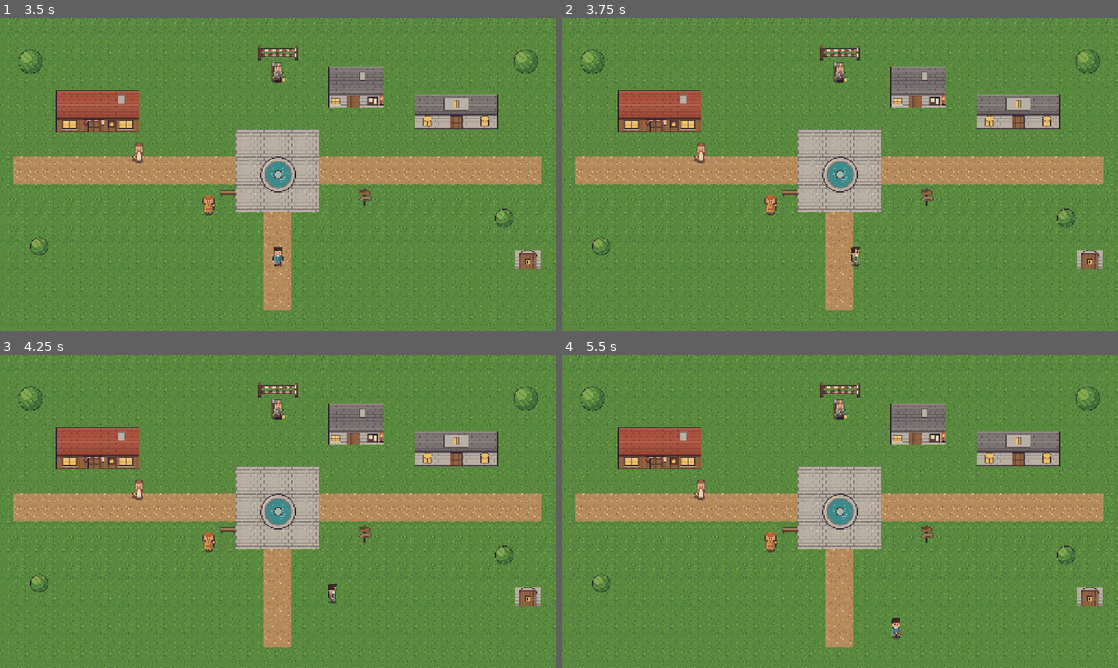
Above: before the commit, frames 1-4 (two rows, left to right).
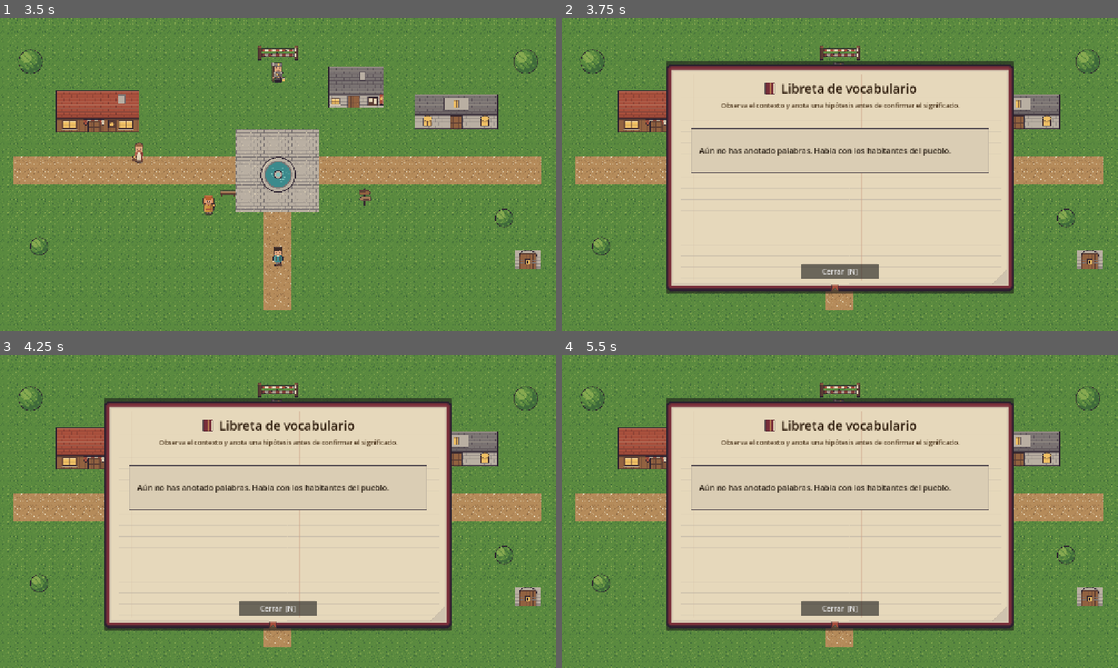
Above: after the commit, the same moments.

Repository: YOOUYII/Ecos_de_Nara
Game: Godot game, scene res://scenes/main/main.tscn
Two runs of this game, one before a commit and one after it. Both use one fixed random seed, a clock stepped at 60 frames per second and the inputs below.
Inputs (mouse positions are in pixels of both pictures, inside the frame that each line leads up to):
- Up to frame 1 (3.5 s): click "Nueva partida" at 0.5 s; click "Elegir forastero" at 1.25 s; click "Comenzar aventura" at 2 s; click "Abrir los ojos" at 2.75 s
- Up to frame 2 (3.75 s): tap Enter at 3.5 s; hold D (move_right) from 3.53 s (still down); hold N (notebook) from 3.53 s (still down)
- Up to frame 3 (4.25 s): keep holding D (move_right); keep holding N (notebook)
- Up to frame 4 (5.5 s): release D (move_right) at 4.25 s; release N (notebook) at 4.25 s; click (840, 608) at 4.25 s, where only the run after the commit has a clickable "Cerrar [N]"; tap Space at 5 s; hold S (move_down) from 5.03 s (still down); tap E (interact) at 5.1 s; tap N (notebook) at 5.3 s

Frame 1 is identical in both runs. In frame 2, 46% of the frame differs, in the area x 18-82%, y 13-88%; in frame 3, 46%; in frame 4, 46%, in the area x 18-82%, y 13-91%.

Commit message:
feat: agregar libreta y registro de vocabulario

Diff:
--- a/data/dialogues/pueblo.json
+++ b/data/dialogues/pueblo.json
@@ -5,8 +5,11 @@
         {
           "condition": { "relationship": "friendly" },
           "context": "La panadera señala el pan recién horneado de su puesto.",
-          "portrait": "res://assets/art/characters/npcs/npc_panadera_idle.png",
-          "effects": [],
+          "portrait": "res://assets/art/portraits/panadera_amable.png",
+          "effects": [
+            { "type": "vocabulary", "word": "Guten Morgen", "meaning": "buenos días", "context": "La panadera te saluda al empezar la mañana.", "choices": ["buenos días", "gracias", "buenas noches"], "answer": "buenos días", "confirmed": false },
+            { "type": "vocabulary", "word": "Brot", "meaning": "pan", "context": "La panadera ofrece pan caliente mientras pronuncia la palabra.", "choices": ["pan", "agua", "bosque"], "answer": "pan", "confirmed": false }
+          ],
           "lines": [
             "Guten Morgen! Ich bin die Bäckerin.",
             "Das Brot ist warm. Möchtest du Brot?"
@@ -15,8 +18,11 @@
         {
           "condition": {},
           "context": "La panadera continúa ordenando sus panes.",
-          "portrait": "res://assets/art/characters/npcs/npc_panadera_idle.png",
-          "effects": [],
+          "portrait": "res://assets/art/portraits/panadera_amable.png",
+          "effects": [
+            { "type": "vocabulary", "word": "Hallo", "meaning": "hola", "context": "La panadera inicia la conversación con un saludo.", "choices": ["hola", "adiós", "gracias"], "answer": "hola", "confirmed": false },
+            { "type": "vocabulary", "word": "Wasser", "meaning": "agua", "context": "La panadera menciona el agua junto al pan.", "choices": ["agua", "llave", "camino"], "answer": "agua", "confirmed": false }
+          ],
           "lines": [
             "Hallo. Das ist meine Bäckerei.",
             "Brot und Wasser sind hier."
@@ -29,8 +35,11 @@
         {
           "condition": { "relationship": "wary" },
           "context": "El guardia mantiene la salida del bosque cerrada.",
-          "portrait": "res://assets/art/characters/npcs/npc_guardia_idle.png",
-          "effects": [],
+          "portrait": "res://assets/art/portraits/guardia_desconfiado.png",
+          "effects": [
+            { "type": "vocabulary", "word": "Halt", "meaning": "alto", "context": "El guardia levanta la mano y bloquea tu paso.", "choices": ["alto", "ven", "gracias"], "answer": "alto", "confirmed": false },
+            { "type": "vocabulary", "word": "Wald", "meaning": "bosque", "context": "El guardia señala el camino cerrado hacia los árboles.", "choices": ["bosque", "río", "pan"], "answer": "bosque", "confirmed": false }
+          ],
           "lines": [
             "Halt! Wer bist du?",
             "Der Wald ist heute geschlossen."
@@ -39,8 +48,10 @@
         {
           "condition": {},
           "context": "El guardia observa el camino al bosque.",
-          "portrait": "res://assets/art/characters/npcs/npc_guardia_idle.png",
-          "effects": [],
+          "portrait": "res://assets/art/portraits/guardia_desconfiado.png",
+          "effects": [
+            { "type": "vocabulary", "word": "Weg", "meaning": "camino", "context": "El guardia señala una dirección con la mano.", "choices": ["camino", "casa", "fuente"], "answer": "camino", "confirmed": false }
+          ],
           "lines": [
             "Guten Tag. Der Weg ist dort."
           ]
@@ -52,8 +63,11 @@
         {
           "condition": { "relationship": "neutral" },
           "context": "La niña mira la fuente de la plaza con curiosidad.",
-          "portrait": "res://assets/art/characters/npcs/npc_nina_idle.png",
-          "effects": [],
+          "portrait": "res://assets/art/portraits/nina_curiosa.png",
+          "effects": [
+            { "type": "vocabulary", "word": "Quelle", "meaning": "fuente", "context": "Leni mira la fuente de agua de la plaza.", "choices": ["fuente", "puerta", "pan"], "answer": "fuente", "confirmed": false },
+            { "type": "vocabulary", "word": "Mitte", "meaning": "centro", "context": "Leni indica que la fuente está en el centro de la plaza.", "choices": ["centro", "bosque", "casa"], "answer": "centro", "confirmed": false }
+          ],
           "lines": [
             "Hallo! Ich heiße Leni.",
             "Die Quelle ist in der Mitte."
@@ -62,8 +76,10 @@
         {
           "condition": {},
           "context": "La niña se queda cerca de la plaza.",
-          "portrait": "res://assets/art/characters/npcs/npc_nina_idle.png",
-          "effects": [],
+          "portrait": "res://assets/art/portraits/nina_curiosa.png",
+          "effects": [
+            { "type": "vocabulary", "word": "schön", "meaning": "bonito/a", "context": "Leni sonríe al mirar la fuente.", "choices": ["bonito/a", "cerrado", "frío/a"], "answer": "bonito/a", "confirmed": false }
+          ],
           "lines": [
             "Hallo! Die Quelle ist schön."
           ]
--- a/project.godot
+++ b/project.godot
@@ -20,6 +20,7 @@
 GameManager="*res://scripts/autoload/game_manager.gd"
 StoryProgress="*res://scripts/autoload/story_progress.gd"
 DialogueManager="*res://scripts/autoload/dialogue_manager.gd"
+Notebook="*res://scripts/autoload/notebook.gd"
 
 [display]
 
--- a/scenes/npc/npc.tscn
+++ b/scenes/npc/npc.tscn
@@ -9,6 +9,8 @@
 script = ExtResource("1_npc")
 
 [node name="NpcSprite" type="Sprite2D" parent="."]
+
+[node name="GestureSprite" type="AnimatedSprite2D" parent="."]
 
 [node name="InteractionPrompt" type="Label" parent="."]
 z_index = 2
--- /dev/null
+++ b/scenes/ui/notebook_panel.tscn
@@ -0,0 +1,106 @@
+[gd_scene load_steps=5 format=3]
+
+[ext_resource type="Script" path="res://scripts/ui/notebook_panel.gd" id="1_script"]
+[ext_resource type="Texture2D" path="res://assets/art/ui/ui_libreta_panel.png" id="2_panel"]
+[ext_resource type="Texture2D" path="res://assets/art/ui/ui_libreta_slot_entrada_9slice.png" id="3_slot"]
+[ext_resource type="Texture2D" path="res://assets/art/ui/ui_icono_libreta.png" id="4_icon"]
+
+[sub_resource type="StyleBoxTexture" id="entry_style"]
+texture = ExtResource("3_slot")
+texture_margin_left = 6.0
+texture_margin_top = 6.0
+texture_margin_right = 6.0
+texture_margin_bottom = 6.0
+patch_margin_left = 6
+patch_margin_top = 6
+patch_margin_right = 6
+patch_margin_bottom = 6
+
+[node name="NotebookPanel" type="CanvasLayer"]
+layer = 11
+script = ExtResource("1_script")
+entry_style = SubResource("entry_style")
+
+[node name="NotebookRoot" type="Control" parent="."]
+layout_mode = 3
+anchors_preset = 15
+anchor_right = 1.0
+anchor_bottom = 1.0
+grow_horizontal = 2
+grow_vertical = 2
+mouse_filter = 2
+
+[node name="Panel" type="PanelContainer" parent="NotebookRoot"]
+layout_mode = 0
+offset_left = 240.0
+offset_top = 100.0
+offset_right = 1040.0
+offset_bottom = 620.0
+mouse_filter = 0
+
+[node name="Artwork" type="TextureRect" parent="NotebookRoot/Panel"]
+layout_mode = 2
+mouse_filter = 2
+texture = ExtResource("2_panel")
+expand_mode = 1
+stretch_mode = 5
+
+[node name="MarginContainer" type="MarginContainer" parent="NotebookRoot/Panel"]
+layout_mode = 2
+theme_override_constants/margin_left = 56
+theme_override_constants/margin_top = 42
+theme_override_constants/margin_right = 56
+theme_override_constants/margin_bottom = 34
+
+[node name="Content" type="VBoxContainer" parent="NotebookRoot/Panel/MarginContainer"]
+layout_mode = 2
+theme_override_constants/separation = 8
+
+[node name="TitleRow" type="HBoxContainer" parent="NotebookRoot/Panel/MarginContainer/Content"]
+layout_mode = 2
+alignment = 1
+theme_override_constants/separation = 10
+
+[node name="Icon" type="TextureRect" parent="NotebookRoot/Panel/MarginContainer/Content/TitleRow"]
+custom_minimum_size = Vector2(32, 32)
+layout_mode = 2
+texture = ExtResource("4_icon")
+expand_mode = 1
+stretch_mode = 5
+
+[node name="Title" type="Label" parent="NotebookRoot/Panel/MarginContainer/Content/TitleRow"]
+layout_mode = 2
+theme_override_colors/font_color = Color(0.18, 0.11, 0.05, 1)
+theme_override_font_sizes/font_size = 29
+text = "Libreta de vocabulario"
+
+[node name="Hint" type="Label" parent="NotebookRoot/Panel/MarginContainer/Content"]
+layout_mode = 2
+theme_override_colors/font_color = Color(0.31, 0.22, 0.12, 1)
+theme_override_font_sizes/font_size = 15
+text = "Observa el contexto y anota una hipótesis antes de confirmar el significado."
+horizontal_alignment = 1
+
+[node name="FeedbackLabel" type="Label" parent="NotebookRoot/Panel/MarginContainer/Content"]
+custom_minimum_size = Vector2(0, 25)
+layout_mode = 2
+theme_override_colors/font_color = Color(0.16, 0.38, 0.2, 1)
+theme_override_font_sizes/font_size = 16
+horizontal_alignment = 1
+
+[node name="EntriesScroll" type="ScrollContainer" parent="NotebookRoot/Panel/MarginContainer/Content"]
+custom_minimum_size = Vector2(0, 305)
+layout_mode = 2
+size_flags_vertical = 3
+
+[node name="EntriesContainer" type="VBoxContainer" parent="NotebookRoot/Panel/MarginContainer/Content/EntriesScroll"]
+layout_mode = 2
+size_flags_horizontal = 3
+theme_override_constants/separation = 10
+
+[node name="CloseButton" type="Button" parent="NotebookRoot/Panel/MarginContainer/Content"]
+custom_minimum_size = Vector2(180, 34)
+layout_mode = 2
+size_flags_horizontal = 4
+theme_override_font_sizes/font_size = 16
+text = "Cerrar  [N]"
--- a/scenes/world/world_test.tscn
+++ b/scenes/world/world_test.tscn
@@ -17,6 +17,8 @@
 [ext_resource type="Texture2D" path="res://assets/art/characters/npcs/npc_guardia_idle.png" id="15_guardia"]
 [ext_resource type="Texture2D" path="res://assets/art/characters/npcs/npc_nina_idle.png" id="16_nina"]
 [ext_resource type="PackedScene" path="res://scenes/npc/npc.tscn" id="17_npc"]
+[ext_resource type="Texture2D" path="res://assets/art/characters/npcs/npc_panadera_gesto_ofrecer.png" id="18_panadera_gesto"]
+[ext_resource type="Texture2D" path="res://assets/art/characters/npcs/npc_guardia_gesto_negar.png" id="19_guardia_gesto"]
 
 [sub_resource type="TileSetAtlasSource" id="atlas_pueblo"]
 texture = ExtResource("2_tiles")
@@ -153,6 +155,7 @@
 npc_id = "panadera"
 display_name = "Panadera"
 relationship = 0
+gesture_sheet = ExtResource("18_panadera_gesto")
 
 [node name="NpcSprite" parent="Props/NPCPanadera" index="0"]
 texture = ExtResource("14_panadera")
@@ -164,6 +167,7 @@
 npc_id = "guardia"
 display_name = "Guardia"
 relationship = 2
+gesture_sheet = ExtResource("19_guardia_gesto")
 
 [node name="NpcSprite" parent="Props/NPCGuardia" index="0"]
 texture = ExtResource("15_guardia")
--- a/scripts/autoload/dialogue_manager.gd
+++ b/scripts/autoload/dialogue_manager.gd
@@ -10,6 +10,7 @@
 var is_dialogue_open := false
 var current_npc: Npc
 var current_lines: Array = []
+var current_effects: Array = []
 var current_line_index := 0
 var current_portrait_path := ""
 var dialogue_data: Dictionary = {}
@@ -33,12 +34,14 @@
 	current_npc = npc
 	# duplicate() evita vaciar las líneas guardadas en dialogue_data al cerrar.
 	current_lines = (variant.get("lines", []) as Array).duplicate()
+	current_effects = (variant.get("effects", []) as Array).duplicate(true)
 	current_portrait_path = variant.get("portrait", "")
 	current_line_index = 0
 	if current_lines.is_empty() or current_portrait_path.is_empty():
 		return false
 
 	is_dialogue_open = true
+	current_npc.play_context_gesture()
 	_show_current_line()
 	return true
 
@@ -57,8 +60,11 @@
 	if not is_dialogue_open:
 		return
 	is_dialogue_open = false
+	current_npc.stop_context_gesture()
+	Notebook.register_effects(current_effects)
 	current_npc = null
 	current_lines.clear()
+	current_effects.clear()
 	dialogue_box.hide_dialogue()
 	dialogue_closed.emit()
 
--- /dev/null
+++ b/scripts/autoload/notebook.gd
@@ -0,0 +1,104 @@
+extends Node
+
+## Libreta de la partida actual. El guardado persistente se incorporará después.
+const NOTEBOOK_PANEL_SCENE := preload("res://scenes/ui/notebook_panel.tscn")
+
+signal vocabulary_changed
+
+var is_open := false
+var entries_by_key: Dictionary = {}
+var notebook_panel: NotebookPanel
+var last_feedback := ""
+
+
+func _ready() -> void:
+	notebook_panel = NOTEBOOK_PANEL_SCENE.instantiate()
+	add_child(notebook_panel)
+	notebook_panel.close_requested.connect(close_notebook)
+	notebook_panel.guess_requested.connect(try_confirm_entry)
+
+
+func add_or_update_entry(
+	word: String,
+	meaning: String,
+	context: String,
+	confirmed := false,
+	choices: Array[String] = [],
+	correct_answer := ""
+) -> void:
+	var key := word.to_lower().strip_edges()
+	if key.is_empty():
+		return
+	if entries_by_key.has(key):
+		(entries_by_key[key] as VocabularyEntry).update(meaning, context, confirmed, choices, correct_answer)
+	else:
+		entries_by_key[key] = VocabularyEntry.new(word, meaning, context, confirmed, choices, correct_answer)
+	vocabulary_changed.emit()
+	if is_open:
+		notebook_panel.show_notebook(get_entries(), last_feedback)
+
+
+func register_effects(effects: Array) -> void:
+	for effect in effects:
+		if effect is Dictionary and effect.get("type", "vocabulary") == "vocabulary":
+			var choices: Array[String] = []
+			for choice in effect.get("choices", []):
+				choices.append(str(choice))
+			add_or_update_entry(
+				str(effect.get("word", "")),
+				str(effect.get("meaning", "")),
+				str(effect.get("context", "")),
+				bool(effect.get("confirmed", false)),
+				choices,
+				str(effect.get("answer", ""))
+			)
+
+
+func get_entries() -> Array[VocabularyEntry]:
+	var entries: Array[VocabularyEntry] = []
+	for entry in entries_by_key.values():
+		entries.append(entry as VocabularyEntry)
+	entries.sort_custom(func(first: VocabularyEntry, second: VocabularyEntry) -> bool: return first.german.naturalnocasecmp_to(second.german) < 0)
+	return entries
+
+
+func confirm_entry(word: String) -> void:
+	var entry := entries_by_key.get(word.to_lower().strip_edges()) as VocabularyEntry
+	if entry:
+		entry.is_confirmed = true
+		vocabulary_changed.emit()
+
+
+func try_confirm_entry(word: String, guess: String) -> void:
+	var entry := entries_by_key.get(word.to_lower().strip_edges()) as VocabularyEntry
+	if entry == null:
+		return
+	if entry.try_confirm(guess):
+		last_feedback = "¡Correcto! %s significa %s." % [entry.german, entry.spanish_meaning]
+	else:
+		last_feedback = "Esa hipótesis no encaja todavía. Observa de nuevo el contexto."
+	vocabulary_changed.emit()
+	if is_open:
+		notebook_panel.show_notebook(get_entries(), last_feedback)
+
+
+func open_notebook() -> void:
+	if DialogueManager.is_dialogue_open:
+		return
+	is_open = true
+	last_feedback = ""
+	notebook_panel.show_notebook(get_entries(), last_feedback)
+
+
+func close_notebook() -> void:
+	is_open = false
+	notebook_panel.hide_notebook()
+
+
+func _input(event: InputEvent) -> void:
+	if event.is_action_pressed("notebook") and not event.is_echo() and not DialogueManager.is_dialogue_open:
+		if is_open:
+			close_notebook()
+		else:
+			open_notebook()
+		get_viewport().set_input_as_handled()
--- /dev/null
+++ b/scripts/models/vocabulary_entry.gd
@@ -0,0 +1,45 @@
+class_name VocabularyEntry
+extends RefCounted
+
+## Una palabra o expresión descubierta durante una conversación.
+var german := ""
+var spanish_meaning := ""
+var context := ""
+var is_confirmed := false
+var choices: Array[String] = []
+var correct_answer := ""
+
+
+func _init(
+	word: String = "",
+	meaning: String = "",
+	word_context: String = "",
+	confirmed := false,
+	word_choices: Array[String] = [],
+	answer := ""
+) -> void:
+	german = word
+	spanish_meaning = meaning
+	context = word_context
+	is_confirmed = confirmed
+	choices = word_choices
+	correct_answer = answer
+
+
+func update(meaning: String, word_context: String, confirmed: bool, word_choices: Array[String], answer: String) -> void:
+	if not meaning.is_empty():
+		spanish_meaning = meaning
+	if not word_context.is_empty():
+		context = word_context
+	is_confirmed = is_confirmed or confirmed
+	if not word_choices.is_empty():
+		choices = word_choices
+	if not answer.is_empty():
+		correct_answer = answer
+
+
+func try_confirm(guess: String) -> bool:
+	if guess.nocasecmp_to(correct_answer) == 0:
+		is_confirmed = true
+		return true
+	return false
--- a/scripts/npc/npc.gd
+++ b/scripts/npc/npc.gd
@@ -15,14 +15,20 @@
 @export var npc_id := ""
 @export var display_name := "Habitante"
 @export var relationship := Relationship.NEUTRAL
+@export var gesture_sheet: Texture2D
 
 var player_in_range := false
 
 @onready var interaction_prompt: Label = $InteractionPrompt
+@onready var npc_sprite: Sprite2D = $NpcSprite
+@onready var gesture_sprite: AnimatedSprite2D = $GestureSprite
 
 
 func _ready() -> void:
 	interaction_prompt.hide()
+	gesture_sprite.hide()
+	if gesture_sheet:
+		_configure_gesture()
 
 
 func _unhandled_input(event: InputEvent) -> void:
@@ -44,3 +50,30 @@
 		interaction_prompt.hide()
 		if was_in_range:
 			interaction_cancelled.emit(self)
+
+
+func play_context_gesture() -> void:
+	if gesture_sheet == null:
+		return
+	npc_sprite.hide()
+	gesture_sprite.show()
+	gesture_sprite.play(&"gesture")
+
+
+func stop_context_gesture() -> void:
+	gesture_sprite.stop()
+	gesture_sprite.hide()
+	npc_sprite.show()
+
+
+func _configure_gesture() -> void:
+	var frames := SpriteFrames.new()
+	frames.add_animation(&"gesture")
+	frames.set_animation_speed(&"gesture", 6.0)
+	frames.set_animation_loop(&"gesture", true)
+	for frame_index in 4:
+		var frame := AtlasTexture.new()
+		frame.atlas = gesture_sheet
+		frame.region = Rect2(frame_index * 32, 0, 32, 48)
+		frames.add_frame(&"gesture", frame)
+	gesture_sprite.sprite_frames = frames
--- a/scripts/player/player.gd
+++ b/scripts/player/player.gd
@@ -17,7 +17,7 @@
 				frame_texture.atlas = character_sheet
 
 func _physics_process(_delta: float) -> void:
-	if DialogueManager.is_dialogue_open:
+	if DialogueManager.is_dialogue_open or Notebook.is_open:
 		velocity = Vector2.ZERO
 		_update_visual(Vector2.ZERO)
 		return
--- a/scripts/ui/dialogue_box.gd
+++ b/scripts/ui/dialogue_box.gd
@@ -27,9 +27,5 @@
 	panel.hide()
 
 
-func _create_portrait_texture(portrait_path: String) -> AtlasTexture:
-	var portrait_texture := AtlasTexture.new()
-	portrait_texture.atlas = load(portrait_path)
-	# Los sprites provisionales usan una primera celda de 32 x 48 px.
-	portrait_texture.region = Rect2(0, 0, 32, 48)
-	return portrait_texture
+func _create_portrait_texture(portrait_path: String) -> Texture2D:
+	return load(portrait_path) as Texture2D
--- /dev/null
+++ b/scripts/ui/notebook_panel.gd
@@ -0,0 +1,107 @@
+class_name NotebookPanel
+extends CanvasLayer
+
+signal close_requested
+signal guess_requested(word: String, guess: String)
+
+@onready var panel: PanelContainer = $NotebookRoot/Panel
+@onready var entries_container: VBoxContainer = $NotebookRoot/Panel/MarginContainer/Content/EntriesScroll/EntriesContainer
+@onready var close_button: Button = $NotebookRoot/Panel/MarginContainer/Content/CloseButton
+@onready var feedback_label: Label = $NotebookRoot/Panel/MarginContainer/Content/FeedbackLabel
+
+@export var entry_style: StyleBox
+
+
+func _ready() -> void:
+	hide_notebook()
+	close_button.pressed.connect(func() -> void: close_requested.emit())
+
+
+func show_notebook(entries: Array[VocabularyEntry], feedback := "") -> void:
+	_clear_entries()
+	feedback_label.text = feedback
+	if entries.is_empty():
+		_add_text_card("Aún no has anotado palabras. Habla con los habitantes del pueblo.")
+	else:
+		for entry in entries:
+			_add_vocabulary_card(entry)
+	panel.show()
+
+
+func hide_notebook() -> void:
+	panel.hide()
+
+
+func _clear_entries() -> void:
+	for child in entries_container.get_children():
+		child.queue_free()
+
+
+func _add_text_card(content: String) -> void:
+	var card := _create_card()
+	var margins := card.get_child(0) as MarginContainer
+	var entry_label := Label.new()
+	entry_label.autowrap_mode = TextServer.AUTOWRAP_WORD_SMART
+	entry_label.add_theme_font_size_override("font_size", 18)
+	entry_label.add_theme_color_override("font_color", Color(0.16, 0.12, 0.08, 1.0))
+	entry_label.add_theme_constant_override("outline_size", 0)
+	entry_label.text = content
+	margins.add_child(entry_label)
+	entries_container.add_child(card)
+
+
+func _add_vocabulary_card(entry: VocabularyEntry) -> void:
+	var card := _create_card()
+	var margins := card.get_child(0) as MarginContainer
+	var content := VBoxContainer.new()
+	content.add_theme_constant_override("separation", 6)
+	margins.add_child(content)
+
+	var word_label := Label.new()
+	word_label.text = entry.german
+	word_label.add_theme_font_size_override("font_size", 23)
+	word_label.add_theme_color_override("font_color", Color(0.23, 0.12, 0.05, 1.0))
+	content.add_child(word_label)
+
+	var context_label := Label.new()
+	context_label.text = "Pista visual: %s" % entry.context
+	context_label.autowrap_mode = TextServer.AUTOWRAP_WORD_SMART
+	context_label.add_theme_font_size_override("font_size", 16)
+	context_label.add_theme_color_override("font_color", Color(0.28, 0.18, 0.1, 1.0))
+	content.add_child(context_label)
+
+	if entry.is_confirmed:
+		var confirmed_label := Label.new()
+		confirmed_label.text = "Confirmada: %s" % entry.spanish_meaning
+		confirmed_label.add_theme_font_size_override("font_size", 18)
+		confirmed_label.add_theme_color_override("font_color", Color(0.12, 0.36, 0.2, 1.0))
+		content.add_child(confirmed_label)
+	else:
+		var hypothesis_label := Label.new()
+		hypothesis_label.text = "Hipótesis: ¿qué significa?"
+		hypothesis_label.add_theme_font_size_override("font_size", 17)
+		hypothesis_label.add_theme_color_override("font_color", Color(0.48, 0.26, 0.08, 1.0))
+		content.add_child(hypothesis_label)
+		var choices_row := HBoxContainer.new()
+		choices_row.add_theme_constant_override("separation", 8)
+		for choice in entry.choices:
+			var choice_button := Button.new()
+			choice_button.text = choice
+			choice_button.pressed.connect(func() -> void: guess_requested.emit(entry.german, choice))
+			choices_row.add_child(choice_button)
+		content.add_child(choices_row)
+	entries_container.add_child(card)
+
+
+func _create_card() -> PanelContainer:
+	var card := PanelContainer.new()
+	card.custom_minimum_size = Vector2(0, 104)
+	if entry_style:
+		card.add_theme_stylebox_override("panel", entry_style)
+	var margins := MarginContainer.new()
+	margins.add_theme_constant_override("margin_left", 14)
+	margins.add_theme_constant_override("margin_top", 10)
+	margins.add_theme_constant_override("margin_right", 14)
+	margins.add_theme_constant_override("margin_bottom", 10)
+	card.add_child(margins)
+	return card
Binary file added: assets/art/characters/npcs/npc_guardia_gesto_negar.png
Not shown, added: assets/art/characters/npcs/npc_guardia_gesto_negar.png.import
Binary file added: assets/art/characters/npcs/npc_panadera_gesto_ofrecer.png
Not shown, added: assets/art/characters/npcs/npc_panadera_gesto_ofrecer.png.import
Binary file added: assets/art/portraits/guardia_desconfiado.png
Not shown, added: assets/art/portraits/guardia_desconfiado.png.import
Binary file added: assets/art/portraits/nina_curiosa.png
Not shown, added: assets/art/portraits/nina_curiosa.png.import
Binary file added: assets/art/portraits/panadera_amable.png
Not shown, added: assets/art/portraits/panadera_amable.png.import
Binary file added: assets/art/ui/ui_icono_libreta.png
Not shown, added: assets/art/ui/ui_icono_libreta.png.import
(and 8 more such lines)
